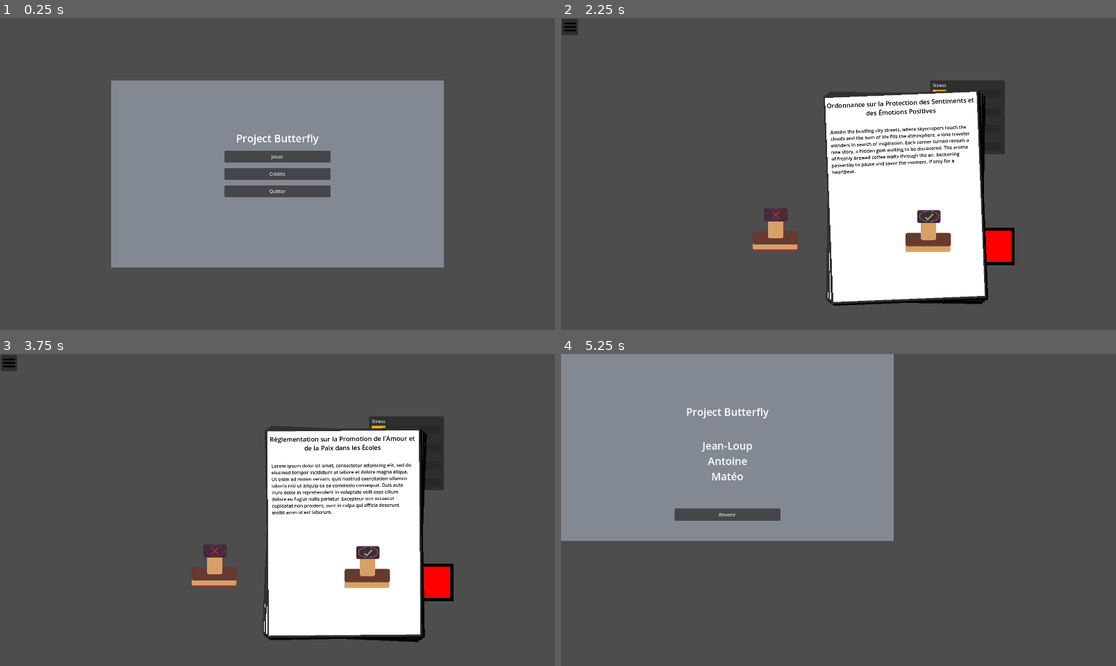
Above: before the commit, frames 1-4 (two rows, left to right).
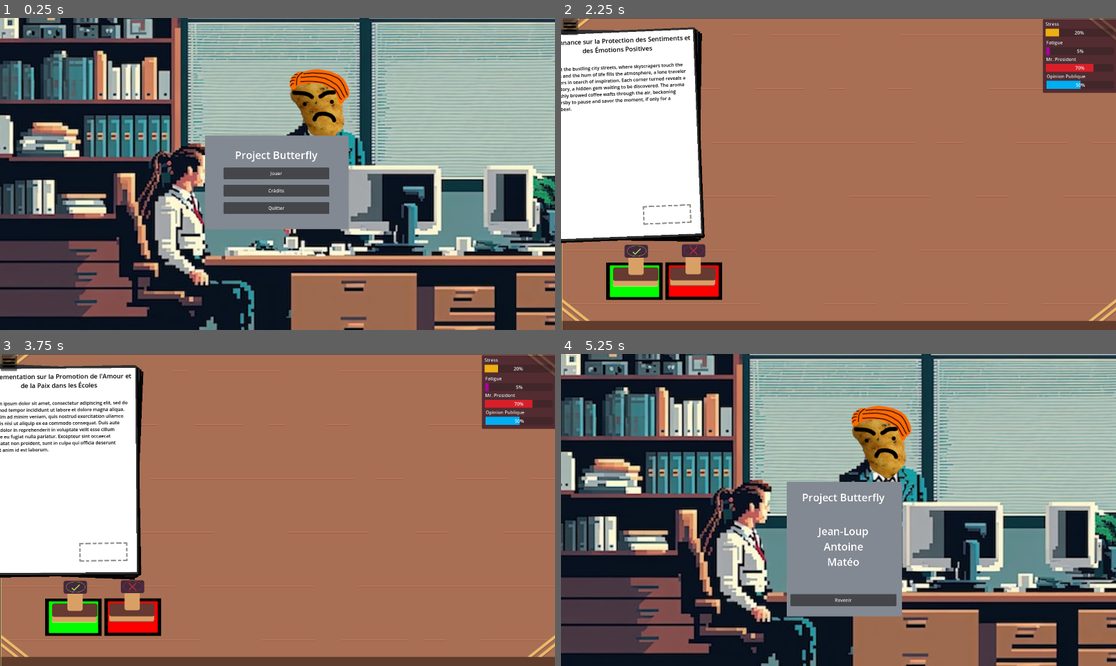
Above: after the commit, the same moments.

Repository: Shiro-zero/projecbutterfly
Game: Godot game, scene res://Menu.tscn
The game is run twice, just before and just after one commit, with the same random seed, the same clock (stepped at 60 frames per second) and the same inputs.
Inputs (mouse positions are in pixels of both pictures, inside the frame that each line leads up to):
- Up to frame 1 (0.25 s): no input
- Up to frame 2 (2.25 s): click "Crédits" at 0.5 s; click "Revenir" at 1.25 s; click "Jouer" at 2 s
- Up to frame 3 (3.75 s): click (11, 363) at 2.75 s; click "Jouer" at 3.5 s
- Up to frame 4 (5.25 s): click (572, 363) at 4.25 s; click "Crédits" at 5 s

The runs differ from the first frame. In frame 1, 87% of the frame differs, in the area x 0-100%, y 0-100%; in frame 2, 99%; in frame 3, 99%; in frame 4, 89%.

Commit message:
added style point

Diff:
--- a/Credits.tscn
+++ b/Credits.tscn
@@ -1,6 +1,7 @@
-[gd_scene load_steps=3 format=3 uid="uid://c71yuky3hsorq"]
+[gd_scene load_steps=4 format=3 uid="uid://bv316ei6hlejg"]
 
-[ext_resource type="Script" uid="uid://v8tbjsvwnp54" path="res://credit.gd" id="1_ynf4x"]
+[ext_resource type="Script" path="res://credit.gd" id="1_ynf4x"]
+[ext_resource type="Texture2D" uid="uid://dpphb0stafgca" path="res://assets/img/titlescreen.png" id="2_4qwwl"]
 
 [sub_resource type="LabelSettings" id="LabelSettings_lthh4"]
 font_size = 36
@@ -15,18 +16,20 @@
 script = ExtResource("1_ynf4x")
 
 [node name="ColorRect" type="ColorRect" parent="."]
-custom_minimum_size = Vector2(1152, 648)
 layout_mode = 0
-offset_right = 40.0
-offset_bottom = 40.0
+offset_left = 781.0
+offset_top = 442.0
+offset_right = 1179.0
+offset_bottom = 908.0
 color = Color(0.512023, 0.535367, 0.570889, 1)
 
 [node name="Titre" type="Label" parent="."]
 custom_minimum_size = Vector2(1152, 0)
 layout_mode = 2
-offset_top = 175.0
-offset_right = 1152.0
-offset_bottom = 206.0
+offset_left = 401.0
+offset_top = 471.0
+offset_right = 1553.0
+offset_bottom = 521.0
 text = "Project Butterfly"
 label_settings = SubResource("LabelSettings_lthh4")
 horizontal_alignment = 1
@@ -34,9 +37,10 @@
 [node name="Names" type="Label" parent="."]
 custom_minimum_size = Vector2(1152, 0)
 layout_mode = 2
-offset_top = 292.0
-offset_right = 1152.0
-offset_bottom = 456.0
+offset_left = 401.0
+offset_top = 588.0
+offset_right = 1553.0
+offset_bottom = 752.0
 text = "Jean-Loup
 Antoine
 Matéo"
@@ -46,10 +50,17 @@
 [node name="Revenir" type="Button" parent="."]
 custom_minimum_size = Vector2(0, 40)
 layout_mode = 2
-offset_left = 393.0
-offset_top = 535.0
-offset_right = 759.0
-offset_bottom = 577.0
+offset_left = 794.0
+offset_top = 831.0
+offset_right = 1160.0
+offset_bottom = 873.0
 text = "Revenir"
 
+[node name="Titlescreen" type="Sprite2D" parent="."]
+z_index = -1
+position = Vector2(965.5, 604.375)
+scale = Vector2(1.953, 1.953)
+texture = ExtResource("2_4qwwl")
+metadata/_edit_lock_ = true
+
 [connection signal="pressed" from="Revenir" to="." method="_on_revenir_pressed"]
--- a/Menu.tscn
+++ b/Menu.tscn
@@ -1,6 +1,7 @@
-[gd_scene load_steps=3 format=3 uid="uid://bnb03ahupuh0o"]
+[gd_scene load_steps=4 format=3 uid="uid://bnb03ahupuh0o"]
 
 [ext_resource type="Script" uid="uid://bmy4c6l2igtmt" path="res://menu.gd" id="1_uubjt"]
+[ext_resource type="Texture2D" uid="uid://dpphb0stafgca" path="res://assets/img/titlescreen.png" id="2_5yleq"]
 
 [sub_resource type="LabelSettings" id="LabelSettings_lthh4"]
 font_size = 36
@@ -13,29 +14,33 @@
 grow_horizontal = 2
 grow_vertical = 2
 script = ExtResource("1_uubjt")
+metadata/_edit_lock_ = true
 
 [node name="ColorRect" type="ColorRect" parent="."]
-custom_minimum_size = Vector2(1152, 648)
 layout_mode = 0
-offset_right = 40.0
-offset_bottom = 40.0
+offset_left = 713.0
+offset_top = 409.0
+offset_right = 1209.0
+offset_bottom = 733.0
 color = Color(0.512023, 0.535367, 0.570889, 1)
 
 [node name="Label" type="Label" parent="."]
 custom_minimum_size = Vector2(1152, 0)
 layout_mode = 2
-offset_top = 175.0
-offset_right = 1152.0
-offset_bottom = 206.0
+offset_left = 383.0
+offset_top = 451.0
+offset_right = 1535.0
+offset_bottom = 501.0
 text = "Project Butterfly"
 label_settings = SubResource("LabelSettings_lthh4")
 horizontal_alignment = 1
 
 [node name="MarginContainer" type="MarginContainer" parent="."]
 layout_mode = 0
-offset_left = 393.0
-offset_right = 759.0
-offset_bottom = 648.0
+offset_left = 776.0
+offset_top = 276.0
+offset_right = 1142.0
+offset_bottom = 924.0
 
 [node name="VBoxContainer" type="VBoxContainer" parent="MarginContainer"]
 layout_mode = 2
@@ -58,7 +63,15 @@
 text = "Quitter"
 
 [node name="Camera2D" type="Camera2D" parent="."]
-position = Vector2(576, 324)
+position = Vector2(963, 542)
+metadata/_edit_lock_ = true
+
+[node name="Titlescreen" type="Sprite2D" parent="."]
+z_index = -1
+position = Vector2(965.5, 604.375)
+scale = Vector2(1.953, 1.953)
+texture = ExtResource("2_5yleq")
+metadata/_edit_lock_ = true
 
 [connection signal="pressed" from="MarginContainer/VBoxContainer/Jouer" to="." method="_on_jouer_pressed"]
 [connection signal="pressed" from="MarginContainer/VBoxContainer/Crédits" to="." method="_on_crédits_pressed"]
--- a/assets/draggable/draggable_controller.gd
+++ b/assets/draggable/draggable_controller.gd
@@ -21,7 +21,7 @@
 	screen_size = get_viewport_rect()
 	print()
 
-func _process(delta: float) -> void:
+func _process(_delta: float) -> void:
 	follow_mouse()
 
 func _input(event: InputEvent):
--- a/assets/feuille papier/feuille_papier.tscn
+++ b/assets/feuille papier/feuille_papier.tscn
@@ -1,9 +1,10 @@
-[gd_scene load_steps=7 format=3 uid="uid://bvymuumfip7mt"]
+[gd_scene load_steps=8 format=3 uid="uid://bvymuumfip7mt"]
 
 [ext_resource type="Script" uid="uid://d0yn4vrme7gqa" path="res://assets/feuille papier/feuille_papier.gd" id="1_v5b2u"]
 [ext_resource type="Theme" uid="uid://g5u11w05w346" path="res://assets/theme/tbody.tres" id="2_gad6y"]
-[ext_resource type="Shader" path="res://assets/feuille papier/outline.gdshader" id="2_y1cr7"]
+[ext_resource type="Shader" uid="uid://c1dy6xu6pgsyi" path="res://assets/feuille papier/outline.gdshader" id="2_y1cr7"]
 [ext_resource type="Theme" uid="uid://dom180ssw4e6l" path="res://assets/theme/titre.tres" id="3_y1cr7"]
+[ext_resource type="Texture2D" uid="uid://j1q2g1q6aj8q" path="res://assets/feuille papier/stamp_here.png" id="5_jj0ps"]
 
 [sub_resource type="ShaderMaterial" id="ShaderMaterial_jj0ps"]
 shader = ExtResource("2_y1cr7")
@@ -77,5 +78,18 @@
 position = Vector2(98.5, 125.5)
 shape = SubResource("RectangleShape2D_fj7yv")
 
+[node name="stamp_area" type="Control" parent="."]
+clip_contents = true
+layout_mode = 3
+anchors_preset = 0
+offset_left = -255.0
+offset_top = -346.0
+offset_right = 262.0
+offset_bottom = 352.0
+
+[node name="StampHere" type="Sprite2D" parent="."]
+position = Vector2(152, 289)
+texture = ExtResource("5_jj0ps")
+
 [connection signal="mouse_entered" from="Area2D" to="." method="_on_area_2d_mouse_entered"]
 [connection signal="mouse_exited" from="Area2D" to="." method="_on_area_2d_mouse_exited"]
--- a/assets/stamp/stamp.gd
+++ b/assets/stamp/stamp.gd
@@ -21,7 +21,7 @@
 			mark = refused_mark.instantiate()
 			$Sprite2D.texture= load("res://assets/stamp/stampx.png")
 
-		feuille.add_child(mark)
+		feuille.get_child(3).add_child(mark)
 		mark.global_position = global_position
 		feuille.is_accepted = is_accepted_stamp
 		is_charged = false
--- a/script/world.gd
+++ b/script/world.gd
@@ -1,4 +1,4 @@
-extends Node2D
+extends Control
 var preFeuille = preload("res://assets/feuille papier/feuille_papier.tscn")
 @onready var draggable_controller = $DraggableController
 func _ready():
@@ -9,7 +9,7 @@
 		var temp = preFeuille.instantiate()
 		draggable_controller.add_child(temp)
 		draggable_controller.index_increment(temp)
-		temp.position=Vector2(800,400)
+		temp.position=Vector2(200,400)
 		temp.rotation=randf_range(-.05, .05)
 
 
--- a/world.tscn
+++ b/world.tscn
@@ -1,40 +1,46 @@
-[gd_scene load_steps=7 format=3 uid="uid://b1p82l7ww21hu"]
+[gd_scene load_steps=8 format=3 uid="uid://b1p82l7ww21hu"]
 
 [ext_resource type="Script" uid="uid://c5kj5bflmiusr" path="res://script/world.gd" id="1_aqk2v"]
 [ext_resource type="Script" uid="uid://ckg7jxs3yk8bw" path="res://assets/draggable/draggable_controller.gd" id="2_tlwt5"]
 [ext_resource type="PackedScene" uid="uid://dkkg7ud4bqi17" path="res://assets/stamp/stamp.tscn" id="3_aqk2v"]
 [ext_resource type="PackedScene" uid="uid://dt762xg0eehs" path="res://assets/stamp/dock_stamp.tscn" id="4_aqk2v"]
 [ext_resource type="Texture2D" uid="uid://bqmq4sw1xbvp" path="res://Hamburger_icon.svg.png" id="5_036b0"]
-[ext_resource type="PackedScene" path="res://Jauge.tscn" id="5_dwbse"]
+[ext_resource type="PackedScene" uid="uid://w64cls1upc1n" path="res://Jauge.tscn" id="5_dwbse"]
+[ext_resource type="Texture2D" uid="uid://c8xk4cxv6e1uw" path="res://assets/img/5.png" id="7_pkg7o"]
 
-[node name="World" type="Node2D"]
+[node name="World" type="Control"]
+layout_mode = 3
+anchors_preset = 0
 script = ExtResource("1_aqk2v")
+metadata/_edit_lock_ = true
 
 [node name="DraggableController" type="Node2D" parent="."]
 script = ExtResource("2_tlwt5")
 
 [node name="DockStamp" parent="DraggableController" instance=ExtResource("4_aqk2v")]
-position = Vector2(881, 578)
+position = Vector2(250, 914)
 
 [node name="DockStamp2" parent="DraggableController" instance=ExtResource("4_aqk2v")]
-position = Vector2(1086, 577)
+position = Vector2(455, 913)
 color = "red"
 
 [node name="Stamp" parent="DraggableController" instance=ExtResource("3_aqk2v")]
-position = Vector2(886, 576)
+position = Vector2(255, 912)
 
 [node name="Stamp2" parent="DraggableController" instance=ExtResource("3_aqk2v")]
-position = Vector2(357, 570)
+position = Vector2(453, 910)
 is_accepted_stamp = false
 
 [node name="Camera2D" type="Camera2D" parent="."]
-position = Vector2(575, 326)
+position = Vector2(956, 542)
 
 [node name="Panel" type="Panel" parent="."]
-offset_left = 892.0
-offset_top = 2.0
-offset_right = 1151.0
-offset_bottom = 257.0
+self_modulate = Color(1, 0, 1, 1)
+layout_mode = 0
+offset_left = 1663.0
+offset_top = 6.0
+offset_right = 1922.0
+offset_bottom = 261.0
 
 [node name="Stress" parent="Panel" instance=ExtResource("5_dwbse")]
 layout_mode = 1
@@ -83,5 +89,13 @@
 offset_right = 59.0
 offset_bottom = 59.0
 icon = ExtResource("5_036b0")
+metadata/_edit_use_anchors_ = true
+
+[node name="background" type="Sprite2D" parent="."]
+z_index = -100
+position = Vector2(958.5, 559)
+scale = Vector2(2.5013, 1.98214)
+texture = ExtResource("7_pkg7o")
+metadata/_edit_lock_ = true
 
 [connection signal="pressed" from="CanvasLayer/Accueil" to="." method="_on_accueil_pressed"]
Binary file added: assets/feuille papier/stamp_here.png
Not shown, added: assets/feuille papier/stamp_here.png.import
Binary file added: assets/img/5.png
Not shown, added: assets/img/5.png.import
Binary file added: assets/img/titlescreen.png
Not shown, added: assets/img/titlescreen.png.import
Not shown: 1 places in assets/theme/mark.tres that only renumber resources
